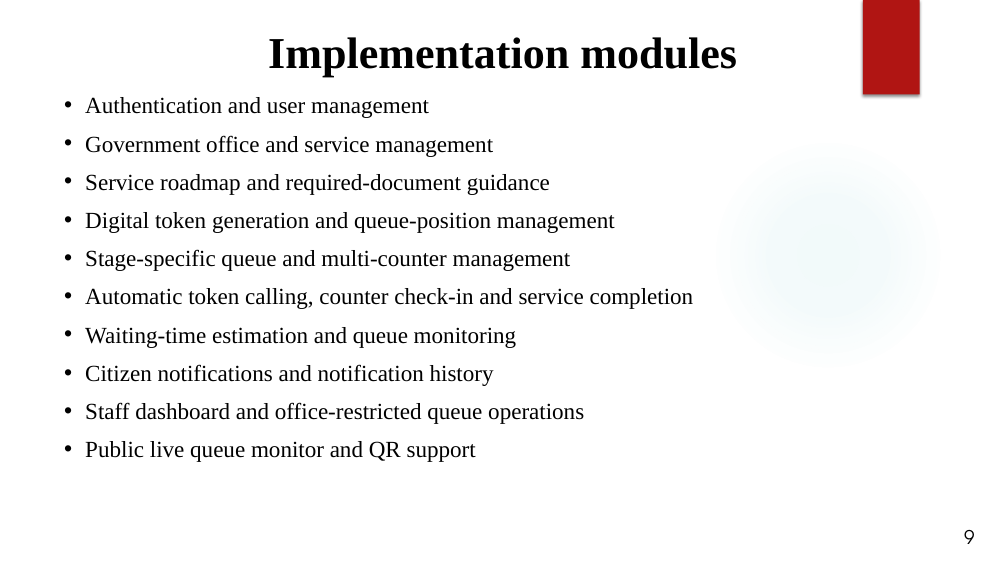
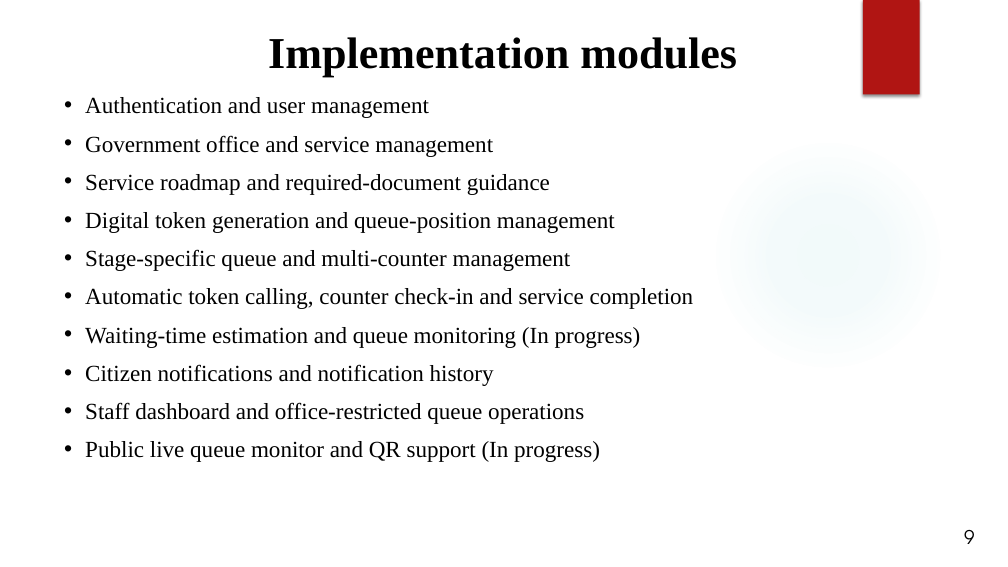
Before and after one commit to Sinmbf/College-Works, a slide deck: slide 9 of BIM_Presentation/6th Semester/IT Project/Presentation Slide/Queue and Service Flow Management (Mid defence).pptx. Drawn at 1008x567 pixels with LibreOffice and Linux fonts; fonts in the diff are those of the drawing; background and template pictures are left out. Boxes give left, top, right and bottom in pixels: in the first picture for what was removed or moved away, otherwise in the second. Text is boxed around its words. In the diff, an @@ line names an element or a change of style, - is before the commit and + after.

```diff
--- a/BIM_Presentation/6th Semester/IT Project/Presentation Slide/Queue and Service Flow Management (Mid defence).pptx
+++ b/BIM_Presentation/6th Semester/IT Project/Presentation Slide/Queue and Service Flow Management (Mid defence).pptx
@@ text at [85, 327, 641, 348]: text changed @@
-• Waiting-time estimation and queue monitoring
+• Waiting-time estimation and queue monitoring (In progress)
@@ text at [85, 441, 600, 462]: text changed @@
-• Public live queue monitor and QR support
+• Public live queue monitor and QR support (In progress)
```
Also in this commit, not shown: 2 other slides changed, 7 other files.
